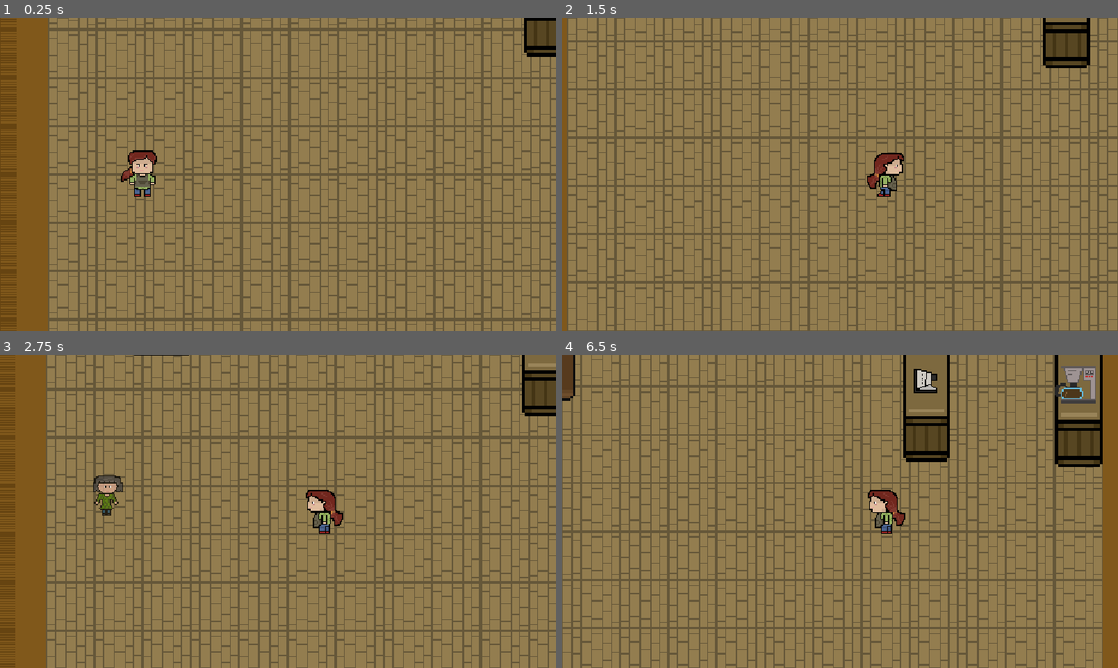
Above: before the commit, frames 1-4 (two rows, left to right).
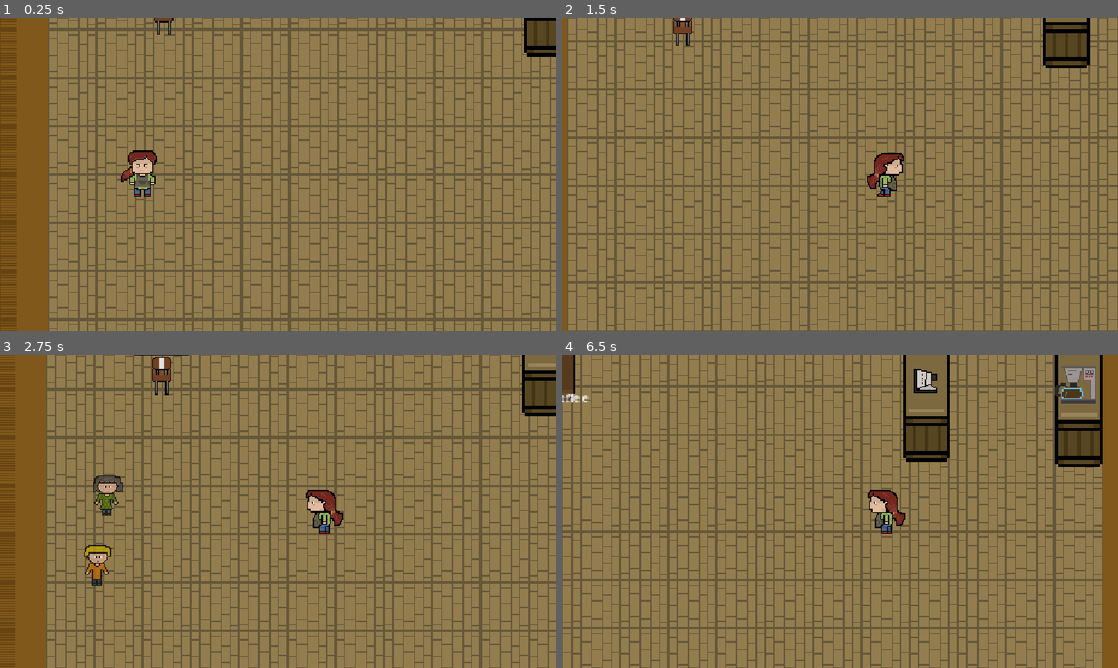
Above: after the commit, the same moments.

Repository: rafaybuildstuff/snowside-cafe
Game: Godot game, scene res://scene/cafe_scene.tscn
The game is run twice, just before and just after one commit, with the same random seed, the same clock (stepped at 60 frames per second) and the same inputs. The project has no main scene, so this scene is started directly.
Inputs (mouse positions are in pixels of both pictures, inside the frame that each line leads up to):
- Up to frame 1 (0.25 s): no input
- Up to frame 2 (1.5 s): tap Enter at 0.5 s; move the mouse to (962, 158) at 0.52 s; hold D (cafe_right) from 0.53 s (still down); tap Q at 0.6, 1.35 s; click (962, 158) at 0.67 s; tap Up (jump) at 0.77 s; move the mouse to (728, 190) at 1.27 s
- Up to frame 3 (2.75 s): tap Up (jump) at 1.52 s; move the mouse to (333, 442) at 2.02 s; release D (cafe_right) at 2.03 s; hold A (cafe_left) from 2.03 s (still down); tap Alt at 2.1 s; tap Q at 2.3 s
- Up to frame 4 (6.5 s): move the mouse to (812, 574) at 2.77 s; release A (cafe_left) at 2.78 s; hold D (cafe_right) 2.78-4.28 s; tap Shift at 2.85 s; click (812, 574) at 2.92 s; tap Up (jump) at 3.02, 3.77, 4.52, 6.02 s; tap Q at 3.05, 3.8, 4.55, 5.1, 5.85 s; move the mouse to (1006, 558) at 3.52 s; tap E at 3.6 s; move the mouse to (673, 464) at 4.27 s; hold A (cafe_left) 4.28-5.03 s; tap F at 4.35 s; move the mouse to (867, 511) at 5.02 s; hold D (cafe_right) 5.03-5.78 s; click (867, 511) at 5.17 s; move the mouse to (756, 433) at 5.77 s; hold A (cafe_left) from 5.78 s (still down)

The runs differ from the first frame. In frame 1, less than 0.1% of the frame differs, in the area x 27-32%, y 0-6%; in frame 2, 0.2%; in frame 3, 0.7%, in the area x 15-31%, y 0-74%; in frame 4, less than 0.1%.

Commit message:
i was making thing go straight and have to change the script of customer and customer 2 many times and made the tabel animation work perfictly now i just added the money in the game that the customer will leave

Diff:
--- a/customer.gd
+++ b/customer.gd
@@ -54,7 +54,6 @@
 				var direction = global_position.direction_to(target_node.global_position)
 				velocity = direction * movement_speed
 
-				# Keep scale normal while walking
 				animated_sprite.scale = Vector2(1.0, 1.0)
 
 				if abs(direction.x) > abs(direction.y):
@@ -86,7 +85,6 @@
 	current_state = CustomerState.SITTING
 	velocity = Vector2.ZERO
 
-	# Increase size slightly when sitting so she fits the chair nicely (you can change 1.2 to 1.1 or 1.3 if needed)
 	animated_sprite.scale = Vector2(1.2, 1.2)
 
 	if animated_sprite.sprite_frames.has_animation("sitting"):
@@ -104,8 +102,28 @@
 func start_coffee_countdown() -> void:
 	current_state = CustomerState.DRINKING
 	if prompt_label:
+		prompt_label.visible = true
 		for i in range(3, 0, -1):
 			prompt_label.text = "Drinking... " + str(i)
 			await get_tree().create_timer(1.0).timeout
 
+		current_state = CustomerState.WAITING_FOR_ORDER
+		prompt_label.text = "One sandwich"
+
+func start_sandwich_countdown() -> void:
+	current_state = CustomerState.DRINKING
+	if prompt_label:
+		prompt_label.visible = true
+		for i in range(3, 0, -1):
+			prompt_label.text = "Eating... " + str(i)
+			await get_tree().create_timer(1.0).timeout
+
 		prompt_label.visible = false
+	fade_out_and_leave()
+
+func fade_out_and_leave() -> void:
+	current_state = CustomerState.LEAVING
+	var tween = create_tween()
+	tween.tween_property(self, "modulate:a", 0.0, 1.0)
+	await tween.finished
+	queue_free()
--- /dev/null
+++ b/money.gd
@@ -0,0 +1 @@
+extends Area2D
--- a/scene/cafe_scene.tscn
+++ b/scene/cafe_scene.tscn
@@ -11,6 +11,7 @@
 [ext_resource type="PackedScene" uid="uid://bjfw8vl0rginc" path="res://scene/tabel.tscn" id="9_ohn2x"]
 [ext_resource type="Texture2D" uid="uid://b22g6huuuh675" path="res://assets/table and chair.png" id="10_hekup"]
 [ext_resource type="PackedScene" uid="uid://dl123lcutqgwg" path="res://scene/customer.tscn" id="11_fcdfh"]
+[ext_resource type="PackedScene" uid="uid://cmvxaw6qtljfk" path="res://scene/customer_2.tscn" id="11_omuhi"]
 
 [sub_resource type="TileSetAtlasSource" id="TileSetAtlasSource_kw27q"]
 texture = ExtResource("2_3v2pm")
@@ -56,6 +57,12 @@
 [sub_resource type="RectangleShape2D" id="RectangleShape2D_lxoxb"]
 size = Vector2(85, 33.5)
 
+[sub_resource type="RectangleShape2D" id="RectangleShape2D_qhude"]
+size = Vector2(42, 38)
+
+[sub_resource type="LabelSettings" id="LabelSettings_mel2l"]
+font_size = 10
+
 [sub_resource type="RectangleShape2D" id="RectangleShape2D_udj8g"]
 size = Vector2(42.5, 34.5)
 
@@ -63,7 +70,10 @@
 font_size = 10
 
 [sub_resource type="RectangleShape2D" id="RectangleShape2D_ijeb4"]
-size = Vector2(6.2526336, 5.557914)
+size = Vector2(9.726318, 7.6421313)
+
+[sub_resource type="RectangleShape2D" id="RectangleShape2D_w2f55"]
+size = Vector2(11, 9)
 
 [node name="cafe scene" type="Node2D" unique_id=861144632]
 
@@ -203,25 +213,33 @@
 [node name="sandwish" type="Area2D" parent="." unique_id=557851773]
 script = ExtResource("8_ccijo")
 
+[node name="CollisionShape2D" type="CollisionShape2D" parent="sandwish" unique_id=380992876]
+position = Vector2(437, -237)
+shape = SubResource("RectangleShape2D_qhude")
+
+[node name="Label" type="Label" parent="sandwish" unique_id=1077915075]
+texture_filter = 1
+offset_left = 416.0
+offset_top = -257.0
+offset_right = 459.0
+offset_bottom = -234.0
+label_settings = SubResource("LabelSettings_mel2l")
+
 [node name="Tabel" parent="." unique_id=806302714 instance=ExtResource("9_ohn2x")]
 position = Vector2(58, -175)
 
 [node name="CollisionShape2D2" type="CollisionShape2D" parent="Tabel" unique_id=312507981]
-position = Vector2(253.16667, -45.500008)
+position = Vector2(253.16667, -45.500015)
 scale = Vector2(0.6666667, 0.6666667)
 shape = SubResource("RectangleShape2D_udj8g")
 
 [node name="Label2" type="Label" parent="Tabel" unique_id=1791344834]
 texture_filter = 1
 offset_left = 240.00002
-offset_top = -63.333336
+offset_top = -63.33333
 offset_right = 280.0
-offset_bottom = -40.333336
+offset_bottom = -40.33333
 label_settings = SubResource("LabelSettings_ccijo")
-
-[node name="Customer" parent="." unique_id=1893898631 instance=ExtResource("11_fcdfh")]
-z_index = 1
-position = Vector2(11, -35)
 
 [node name="seatss" type="Node" parent="." unique_id=889826634]
 
@@ -231,7 +249,7 @@
 scale = Vector2(1.4393939, 1.439394)
 
 [node name="CollisionShape2D" type="CollisionShape2D" parent="seatss/Seat1" unique_id=96645176]
-position = Vector2(-1.0421066, 15.284241)
+position = Vector2(-1.3894768, 14.242142)
 shape = SubResource("RectangleShape2D_ijeb4")
 
 [node name="Sprite2D" type="Sprite2D" parent="seatss/Seat1" unique_id=636783602]
@@ -242,6 +260,32 @@
 region_enabled = true
 region_rect = Rect2(88.9042, 51.57639, 25.401352, 32.739513)
 
-[node name="Waypoint1" type="Marker2D" parent="." unique_id=529539875]
+[node name="Seat2" type="Area2D" parent="seatss" unique_id=706042183]
+
+[node name="Sprite2D" type="Sprite2D" parent="seatss/Seat2" unique_id=521626932]
+position = Vector2(55, -135)
+texture = ExtResource("10_hekup")
+region_enabled = true
+region_rect = Rect2(0, 81.47476, 38.31909, 38.525238)
+
+[node name="CollisionShape2D" type="CollisionShape2D" parent="seatss/Seat2" unique_id=1056795936]
+position = Vector2(56, -139)
+shape = SubResource("RectangleShape2D_w2f55")
+
+[node name="waypointss" type="Node" parent="." unique_id=463387817]
+
+[node name="Waypoint1" type="Marker2D" parent="waypointss" unique_id=529539875]
 position = Vector2(9, -221)
 gizmo_extents = 40.0
+
+[node name="Waypoint2" type="Marker2D" parent="waypointss" unique_id=218480473]
+position = Vector2(29, -129)
+
+[node name="customers" type="Node" parent="." unique_id=1017354552]
+
+[node name="Customer" parent="customers" unique_id=1893898631 instance=ExtResource("11_fcdfh")]
+z_index = 1
+position = Vector2(11, -35)
+
+[node name="Customer2" parent="customers" unique_id=821156017 instance=ExtResource("11_omuhi")]
+position = Vector2(3, 23)
--- a/scene/customer.tscn
+++ b/scene/customer.tscn
@@ -6,6 +6,10 @@
 [sub_resource type="AtlasTexture" id="AtlasTexture_26p8j"]
 atlas = ExtResource("2_wkrjl")
 region = Rect2(40, 0, 40, 40)
+
+[sub_resource type="AtlasTexture" id="AtlasTexture_2folu"]
+atlas = ExtResource("2_wkrjl")
+region = Rect2(40, 40, 40, 40)
 
 [sub_resource type="AtlasTexture" id="AtlasTexture_uh4kr"]
 atlas = ExtResource("2_wkrjl")
@@ -27,10 +31,6 @@
 atlas = ExtResource("2_wkrjl")
 region = Rect2(160, 0, 40, 40)
 
-[sub_resource type="AtlasTexture" id="AtlasTexture_2folu"]
-atlas = ExtResource("2_wkrjl")
-region = Rect2(40, 40, 40, 40)
-
 [sub_resource type="SpriteFrames" id="SpriteFrames_mel2l"]
 animations = [{
 "frames": [{
@@ -43,10 +43,18 @@
 }, {
 "frames": [{
 "duration": 1.0,
+"texture": SubResource("AtlasTexture_2folu")
+}],
+"loop": 1,
+"name": &"walking backward",
+"speed": 5.0
+}, {
+"frames": [{
+"duration": 1.0,
 "texture": SubResource("AtlasTexture_uh4kr")
 }],
 "loop": 1,
-"name": &"walking backward",
+"name": &"walking forward",
 "speed": 5.0
 }, {
 "frames": [{
@@ -70,14 +78,6 @@
 "loop": 1,
 "name": &"walking right",
 "speed": 5.0
-}, {
-"frames": [{
-"duration": 1.0,
-"texture": SubResource("AtlasTexture_2folu")
-}],
-"loop": 1,
-"name": &"walking toward",
-"speed": 5.0
 }]
 
 [sub_resource type="RectangleShape2D" id="RectangleShape2D_mel2l"]
@@ -91,7 +91,7 @@
 
 [node name="AnimatedSprite2D" type="AnimatedSprite2D" parent="." unique_id=947971873]
 sprite_frames = SubResource("SpriteFrames_mel2l")
-animation = &"walking backward"
+animation = &"walking forward"
 
 [node name="CollisionShape2D" type="CollisionShape2D" parent="." unique_id=1542544695]
 position = Vector2(2.5, 0.5)
--- /dev/null
+++ b/scene/customer_2.gd
@@ -0,0 +1,133 @@
+extends CharacterBody2D
+
+@export var movement_speed: float = 80.0
+
+@onready var animated_sprite: AnimatedSprite2D = $AnimatedSprite2D
+@onready var prompt_label: Label = $Label
+
+enum Customer2State { WAITING_TO_SPAWN, WALKING_PATH, SITTING, WAITING_FOR_ORDER, DRINKING, LEAVING }
+var current_state: Customer2State = Customer2State.WAITING_TO_SPAWN
+
+var path_points: Array[Node2D] = []
+var current_point_index: int = 0
+var sit_spot: Node2D = null
+
+func _ready() -> void:
+	modulate.a = 0.0
+	if prompt_label:
+		prompt_label.visible = false
+	spawn_sequence()
+
+func spawn_sequence() -> void:
+	await get_tree().create_timer(2.0).timeout
+
+	var tween = create_tween()
+	tween.tween_property(self, "modulate:a", 1.0, 1.0)
+	await tween.finished
+
+	await get_tree().create_timer(0.5).timeout
+
+	var current_scene = get_tree().current_scene
+	if current_scene:
+		var wp2 = current_scene.find_child("Waypoint2", true, false)
+		var seat2 = current_scene.find_child("Seat2", true, false)
+
+		if seat2:
+			if seat2.global_position == Vector2.ZERO and seat2.has_node("CollisionShape2D"):
+				sit_spot = seat2.get_node("CollisionShape2D")
+			else:
+				sit_spot = seat2
+
+		path_points.clear()
+		if wp2:
+			path_points.append(wp2)
+		if sit_spot:
+			path_points.append(sit_spot)
+
+	if path_points.size() > 0:
+		current_point_index = 0
+		current_state = Customer2State.WALKING_PATH
+	else:
+		print("WARNING: Seat2 or Waypoint2 not found!")
+
+func _physics_process(_delta: float) -> void:
+	match current_state:
+		Customer2State.WALKING_PATH:
+			if current_point_index < path_points.size():
+				var target_node = path_points[current_point_index]
+				var direction = global_position.direction_to(target_node.global_position)
+				velocity = direction * movement_speed
+
+				animated_sprite.scale = Vector2(1.0, 1.0)
+
+				if abs(direction.x) > abs(direction.y):
+					if direction.x > 0:
+						animated_sprite.play("walking right")
+					else:
+						animated_sprite.play("walking left")
+				else:
+					if direction.y > 0:
+						animated_sprite.play("walking forward")
+					else:
+						animated_sprite.play("walking backward")
+
+				if global_position.distance_to(target_node.global_position) < 6.0:
+					current_point_index += 1
+					if current_point_index >= path_points.size():
+						velocity = Vector2.ZERO
+						global_position = target_node.global_position
+						sit_down()
+			else:
+				velocity = Vector2.ZERO
+
+		Customer2State.SITTING, Customer2State.WAITING_FOR_ORDER, Customer2State.DRINKING:
+			velocity = Vector2.ZERO
+
+	move_and_slide()
+
+func sit_down() -> void:
+	current_state = Customer2State.SITTING
+	velocity = Vector2.ZERO
+
+	animated_sprite.scale = Vector2(1.2, 1.2)
+
+	if animated_sprite.sprite_frames.has_animation("sitting"):
+		animated_sprite.play("sitting")
+
+	animated_sprite.flip_h = false
+
+	await get_tree().create_timer(0.2).timeout
+
+	current_state = Customer2State.WAITING_FOR_ORDER
+	if prompt_label:
+		prompt_label.text = "One coffee"
+		prompt_label.visible = true
+
+func start_coffee_countdown() -> void:
+	current_state = Customer2State.DRINKING
+	if prompt_label:
+		prompt_label.visible = true
+		for i in range(3, 0, -1):
+			prompt_label.text = "Drinking... " + str(i)
+			await get_tree().create_timer(1.0).timeout
+
+		current_state = Customer2State.WAITING_FOR_ORDER
+		prompt_label.text = "One sandwich"
+
+func start_sandwich_countdown() -> void:
+	current_state = Customer2State.DRINKING
+	if prompt_label:
+		prompt_label.visible = true
+		for i in range(3, 0, -1):
+			prompt_label.text = "Eating... " + str(i)
+			await get_tree().create_timer(1.0).timeout
+
+		prompt_label.visible = false
+	fade_out_and_leave()
+
+func fade_out_and_leave() -> void:
+	current_state = Customer2State.LEAVING
+	var tween = create_tween()
+	tween.tween_property(self, "modulate:a", 0.0, 1.0)
+	await tween.finished
+	queue_free()
--- a/scene/customer_1.tscn
+++ b/scene/customer_2.tscn
@@ -1,40 +1,41 @@
 [gd_scene format=3 uid="uid://cmvxaw6qtljfk"]
 
-[ext_resource type="Texture2D" uid="uid://ciqfcmu8n8fnt" path="res://assets/customer.png" id="1_p7ty1"]
+[ext_resource type="Script" uid="uid://bra1l237fgmyl" path="res://scene/customer_2.gd" id="1_7phd3"]
+[ext_resource type="Texture2D" uid="uid://ciqfcmu8n8fnt" path="res://assets/customer.png" id="2_y4rco"]
 
-[sub_resource type="AtlasTexture" id="AtlasTexture_pdh8i"]
-atlas = ExtResource("1_p7ty1")
-region = Rect2(40, 120, 40, 40)
+[sub_resource type="AtlasTexture" id="AtlasTexture_7phd3"]
+atlas = ExtResource("2_y4rco")
+region = Rect2(0, 120, 40, 40)
+
+[sub_resource type="AtlasTexture" id="AtlasTexture_sy5cj"]
+atlas = ExtResource("2_y4rco")
+region = Rect2(0, 120, 40, 40)
 
 [sub_resource type="AtlasTexture" id="AtlasTexture_vjfu7"]
-atlas = ExtResource("1_p7ty1")
+atlas = ExtResource("2_y4rco")
 region = Rect2(160, 80, 40, 40)
 
-[sub_resource type="AtlasTexture" id="AtlasTexture_sy5cj"]
-atlas = ExtResource("1_p7ty1")
-region = Rect2(0, 120, 40, 40)
-
 [sub_resource type="AtlasTexture" id="AtlasTexture_vvjdl"]
-atlas = ExtResource("1_p7ty1")
+atlas = ExtResource("2_y4rco")
 region = Rect2(160, 120, 40, 40)
 
 [sub_resource type="AtlasTexture" id="AtlasTexture_c8ma5"]
-atlas = ExtResource("1_p7ty1")
+atlas = ExtResource("2_y4rco")
 region = Rect2(0, 160, 40, 40)
 
 [sub_resource type="AtlasTexture" id="AtlasTexture_d7hkp"]
-atlas = ExtResource("1_p7ty1")
+atlas = ExtResource("2_y4rco")
 region = Rect2(80, 120, 40, 40)
 
 [sub_resource type="AtlasTexture" id="AtlasTexture_l4oh3"]
-atlas = ExtResource("1_p7ty1")
+atlas = ExtResource("2_y4rco")
 region = Rect2(120, 120, 40, 40)
 
 [sub_resource type="SpriteFrames" id="SpriteFrames_mel2l"]
 animations = [{
 "frames": [{
 "duration": 1.0,
-"texture": SubResource("AtlasTexture_pdh8i")
+"texture": SubResource("AtlasTexture_7phd3")
 }],
 "loop": 1,
 "name": &"sitting",
@@ -42,7 +43,7 @@
 }, {
 "frames": [{
 "duration": 1.0,
-"texture": SubResource("AtlasTexture_vjfu7")
+"texture": SubResource("AtlasTexture_sy5cj")
 }],
 "loop": 1,
 "name": &"walking backward",
@@ -50,7 +51,7 @@
 }, {
 "frames": [{
 "duration": 1.0,
-"texture": SubResource("AtlasTexture_sy5cj")
+"texture": SubResource("AtlasTexture_vjfu7")
 }],
 "loop": 1,
 "name": &"walking forward",
@@ -79,15 +80,24 @@
 "speed": 5.0
 }]
 
+[sub_resource type="RectangleShape2D" id="RectangleShape2D_hekup"]
+size = Vector2(19, 34)
+
 [sub_resource type="LabelSettings" id="LabelSettings_mel2l"]
+font_size = 10
 
-[node name="Customer1" type="CharacterBody2D" unique_id=821156017]
+[node name="Customer2" type="CharacterBody2D" unique_id=821156017]
+script = ExtResource("1_7phd3")
 
 [node name="AnimatedSprite2D" type="AnimatedSprite2D" parent="." unique_id=1916920335]
+z_index = -1
 sprite_frames = SubResource("SpriteFrames_mel2l")
-animation = &"walking right"
+animation = &"walking forward"
 
 [node name="CollisionShape2D" type="CollisionShape2D" parent="." unique_id=1421493668]
+z_index = -1
+position = Vector2(-0.5, 3)
+shape = SubResource("RectangleShape2D_hekup")
 
 [node name="Label" type="Label" parent="." unique_id=947802247]
 texture_filter = 1
--- /dev/null
+++ b/scene/money.gd
@@ -0,0 +1,12 @@
+extends Area2D
+
+func _ready() -> void:
+	body_entered.connect(_on_body_entered)
+
+func _on_body_entered(body: Node2D) -> void:
+	# Check if the player touched the money
+	if body.name == "player" or body.name == "playerr":
+		# TODO: We will add your top-right money score counter here next!
+
+		# Disappear when the player picks it up
+		queue_free()
--- /dev/null
+++ b/scene/money.tscn
@@ -0,0 +1,20 @@
+[gd_scene format=3 uid="uid://k3j0loj218gl"]
+
+[ext_resource type="Texture2D" uid="uid://cybu3m3wdq4sr" path="res://assets/money.png" id="1_givlx"]
+[ext_resource type="Script" uid="uid://chrcppgqk26eg" path="res://scene/money.gd" id="1_wbkft"]
+
+[sub_resource type="RectangleShape2D" id="RectangleShape2D_mel2l"]
+size = Vector2(36.414776, 23.520407)
+
+[node name="money" type="Area2D" unique_id=486117823]
+script = ExtResource("1_wbkft")
+
+[node name="Sprite2D" type="Sprite2D" parent="." unique_id=1839924493]
+scale = Vector2(0.6, 0.6)
+texture = ExtResource("1_givlx")
+
+[node name="CollisionShape2D" type="CollisionShape2D" parent="." unique_id=1263479599]
+position = Vector2(-1, 1.0000001)
+rotation = -0.1762782
+scale = Vector2(0.6, 0.6)
+shape = SubResource("RectangleShape2D_mel2l")
--- a/scene/tabel.tscn
+++ b/scene/tabel.tscn
@@ -67,13 +67,13 @@
 }]
 
 [sub_resource type="RectangleShape2D" id="RectangleShape2D_nt4qe"]
-size = Vector2(36, 30)
+size = Vector2(50.666668, 30)
 
 [sub_resource type="LabelSettings" id="LabelSettings_3cfvr"]
 font_size = 10
 
 [sub_resource type="RectangleShape2D" id="RectangleShape2D_mel2l"]
-size = Vector2(36.333336, 32)
+size = Vector2(36, 32)
 
 [node name="Tabel" type="Area2D" unique_id=714907687]
 scale = Vector2(1.5, 1.5)
@@ -85,7 +85,7 @@
 animation = &"clean"
 
 [node name="CollisionShape2D" type="CollisionShape2D" parent="." unique_id=1623991680]
-position = Vector2(-1.3333324, 3)
+position = Vector2(-1.3333349, 3)
 shape = SubResource("RectangleShape2D_nt4qe")
 
 [node name="Label" type="Label" parent="." unique_id=1225512926]
@@ -99,5 +99,5 @@
 [node name="StaticBody2D" type="StaticBody2D" parent="." unique_id=1664697590]
 
 [node name="CollisionShape2D" type="CollisionShape2D" parent="StaticBody2D" unique_id=533058741]
-position = Vector2(-1.5, 2)
+position = Vector2(-1.3333321, 2)
 shape = SubResource("RectangleShape2D_mel2l")
--- a/tabel.gd
+++ b/tabel.gd
@@ -1,111 +1,112 @@
 extends Area2D
 
-enum TableState { EMPTY, WAITING_FOR_COFFEE, COFFEE_COUNTDOWN, WAITING_FOR_SANDWICH, SANDWICH_COUNTDOWN, DIRTY }
-var state: TableState = TableState.EMPTY
+enum TableState {
+	CLEAN_WAITING_COFFEE,
+	ONE_COFFEE,
+	TWO_COFFEE_DRINKING,
+	CLEAN_WAITING_SANDWICH,
+	ONE_SANDWICH,
+	TWO_SANDWICH_EATING
+}
+var state: TableState = TableState.CLEAN_WAITING_COFFEE
 
 @onready var prompt_label: Label = $Label
 @onready var animated_sprite: AnimatedSprite2D = $AnimatedSprite2D
 
-var player_in_range: bool = false
-var current_player: Node2D = null
-
 func _ready() -> void:
 	body_entered.connect(_on_body_entered)
-	body_exited.connect(_on_body_exited)
 	if prompt_label:
 		prompt_label.visible = false
 	update_table_appearance()
 
 func _on_body_entered(body: Node2D) -> void:
-	if body.name == "player" or body.name == "playerr":
-		player_in_range = true
-		current_player = body
-		update_prompt()
-
-func _on_body_exited(body: Node2D) -> void:
-	if body.name == "player" or body.name == "playerr":
-		player_in_range = false
-		current_player = null
-		if prompt_label:
-			prompt_label.visible = false
-
-func update_prompt() -> void:
-	if not prompt_label or not player_in_range:
+	if body.name != "player" and body.name != "playerr":
 		return
 
-	if state == TableState.WAITING_FOR_COFFEE and current_player and current_player.get("has_cup"):
-		prompt_label.text = "[Q] Serve Coffee"
-		prompt_label.visible = true
-	elif state == TableState.WAITING_FOR_SANDWICH and current_player and current_player.get("has_food"):
-		prompt_label.text = "[Q] Serve Sandwich"
-		prompt_label.visible = true
-	else:
-		prompt_label.visible = false
+	if body.get("has_cup") == true:
+		if state == TableState.CLEAN_WAITING_COFFEE:
+			body.has_cup = false
+			state = TableState.ONE_COFFEE
+			update_table_appearance()
+		elif state == TableState.ONE_COFFEE:
+			body.has_cup = false
+			state = TableState.TWO_COFFEE_DRINKING
+			update_table_appearance()
+			trigger_customers_coffee()
 
-func _unhandled_input(event: InputEvent) -> void:
-	if player_in_range and event is InputEventKey and event.pressed and event.keycode == KEY_Q:
-		# 1. Serve Coffee
-		if state == TableState.WAITING_FOR_COFFEE and current_player and current_player.get("has_cup"):
-			current_player.has_cup = false
-			state = TableState.COFFEE_COUNTDOWN
+	elif body.get("has_food") == true:
+		if state == TableState.CLEAN_WAITING_SANDWICH:
+			body.has_food = false
+			state = TableState.ONE_SANDWICH
 			update_table_appearance()
-			start_coffee_countdown()
+		elif state == TableState.ONE_SANDWICH:
+			body.has_food = false
+			state = TableState.TWO_SANDWICH_EATING
+			update_table_appearance()
+			trigger_customers_sandwich()
 
-		# 2. Serve Sandwich
-		elif state == TableState.WAITING_FOR_SANDWICH and current_player and current_player.get("has_food"):
-			current_player.has_food = false
-			state = TableState.SANDWICH_COUNTDOWN
-			update_table_appearance()
-			start_sandwich_countdown()
+func get_both_customers() -> Array[Node]:
+	var customers: Array[Node] = []
+	var current_scene = get_tree().current_scene
+	if current_scene:
+		var customers_folder = current_scene.find_child("customers", true, false)
+		if customers_folder:
+			for child in customers_folder.get_children():
+				if child.has_method("start_coffee_countdown"):
+					customers.append(child)
+		else:
+			var c1 = current_scene.get_node_or_null("Customer")
+			var c2 = current_scene.get_node_or_null("Customer2")
+			if c1: customers.append(c1)
+			if c2: customers.append(c2)
+	return customers
 
-func start_coffee_countdown() -> void:
-	print("Coffee placed on table! Customer drinking...")
-	if prompt_label:
-		prompt_label.visible = true
+func trigger_customers_coffee() -> void:
+	for cust in get_both_customers():
+		cust.start_coffee_countdown()
 
-	for i in range(3, 0, -1):
-		prompt_label.text = "Customer drinking... " + str(i)
-		await get_tree().create_timer(1.0).timeout
+	await get_tree().create_timer(3.0).timeout
+	state = TableState.CLEAN_WAITING_SANDWICH
+	update_table_appearance()
 
-	state = TableState.WAITING_FOR_SANDWICH
-	print("Coffee finished! Now customer wants a sandwich.")
+func trigger_customers_sandwich() -> void:
+	for cust in get_both_customers():
+		if cust.has_method("start_sandwich_countdown"):
+			cust.start_sandwich_countdown()
+
+	# Wait 3 seconds while they eat
+	await get_tree().create_timer(3.0).timeout
+
+	# SPAWN MONEY ON THE LEFT SIDE OF THE TABLE AUTOMATICALLY
+	var money_scene = load("res://scene/money.tscn")
+	if money_scene:
+		var money_instance = money_scene.instantiate()
+		var current_scene = get_tree().current_scene
+		if current_scene:
+			current_scene.add_child(money_instance)
+			# Places money 40 pixels to the left of the table center
+			money_instance.global_position = global_position + Vector2(-40, 0)
+
+	state = TableState.CLEAN_WAITING_COFFEE
 	update_table_appearance()
-	update_prompt()
-
-func start_sandwich_countdown() -> void:
-	print("Sandwich placed on table! Customer eating...")
-	if prompt_label:
-		prompt_label.visible = true
-
-	for i in range(3, 0, -1):
-		prompt_label.text = "Eating sandwich... " + str(i)
-		await get_tree().create_timer(1.0).timeout
-
-	state = TableState.EMPTY
-	print("Meal completed! Table is now clean and empty.")
-	update_table_appearance()
-	update_prompt()
 
 func update_table_appearance() -> void:
-	if not animated_sprite:
+	if not animated_sprite or not animated_sprite.sprite_frames:
 		return
 
 	match state:
-		TableState.EMPTY:
+		TableState.CLEAN_WAITING_COFFEE, TableState.CLEAN_WAITING_SANDWICH:
 			if animated_sprite.sprite_frames.has_animation("clean"):
 				animated_sprite.play("clean")
-		TableState.WAITING_FOR_COFFEE:
-			if animated_sprite.sprite_frames.has_animation("clean"):
-				animated_sprite.play("clean")
-		TableState.COFFEE_COUNTDOWN:
+		TableState.ONE_COFFEE:
 			if animated_sprite.sprite_frames.has_animation("one coffee"):
 				animated_sprite.play("one coffee")
-		TableState.WAITING_FOR_SANDWICH:
-			if animated_sprite.sprite_frames.has_animation("one coffee"):
-				animated_sprite.play("one coffee")
-		TableState.SANDWICH_COUNTDOWN:
+		TableState.TWO_COFFEE_DRINKING:
+			if animated_sprite.sprite_frames.has_animation("two coffee"):
+				animated_sprite.play("two coffee")
+		TableState.ONE_SANDWICH:
 			if animated_sprite.sprite_frames.has_animation("one sandwish"):
 				animated_sprite.play("one sandwish")
-		TableState.DIRTY:
-			if animated_sprite.sprite_frames.has_animation("clean"):
-				animated_sprite.play("clean")
+		TableState.TWO_SANDWICH_EATING:
+			if animated_sprite.sprite_frames.has_animation("two sandwish"):
+				animated_sprite.play("two sandwish")
Not shown, added: money.gd.uid
Not shown, added: scene/customer_2.gd.uid
Not shown, added: scene/money.gd.uid
